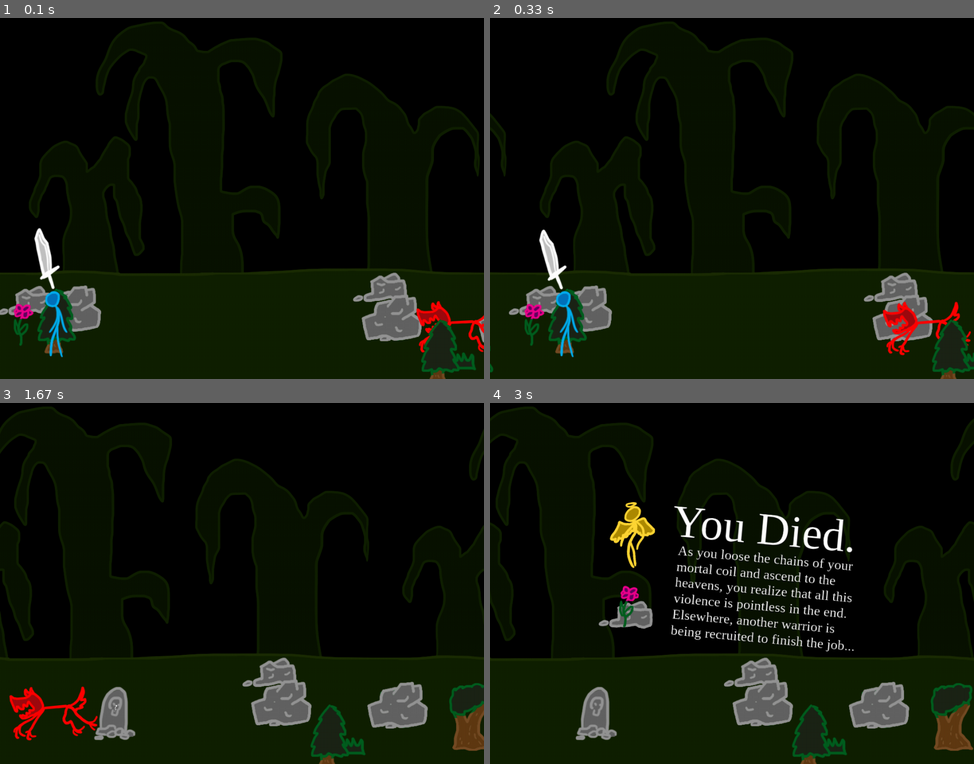
Above: before the commit, frames 1-4 (two rows, left to right).
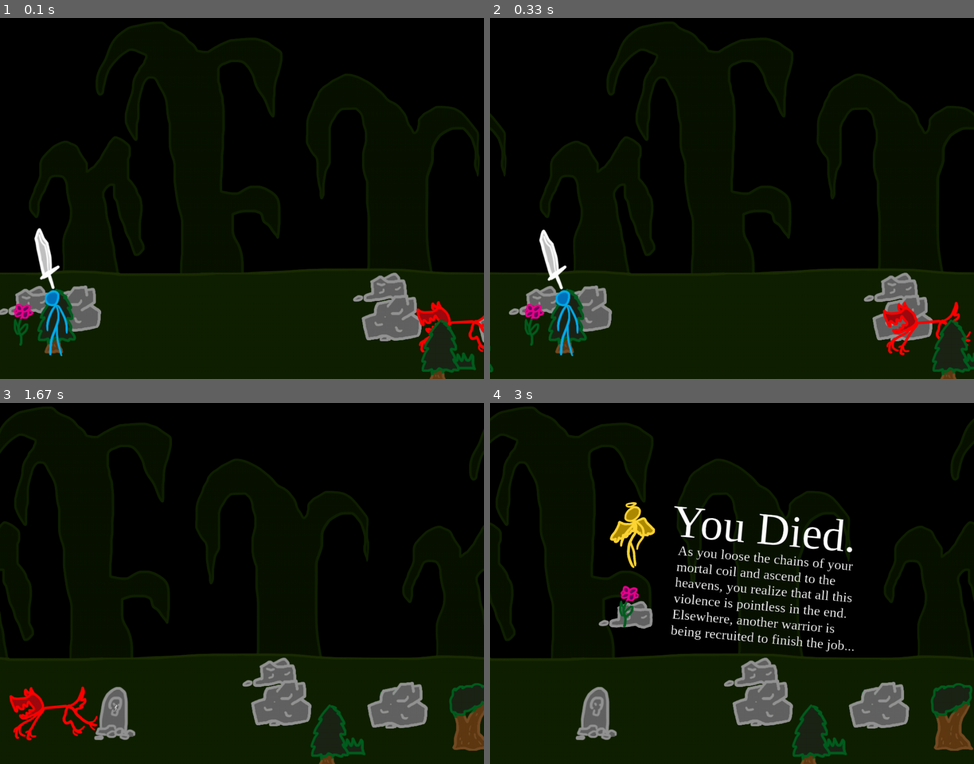
Above: after the commit, the same moments.

Repository: Atomotron/Learning-Pygame
Game: pygame game, started from examples/4_sprite_class.py
Two runs of this game, one before a commit and one after it. Both use one fixed random seed, a clock stepped at 60 frames per second and the inputs below.
Inputs (mouse positions are in pixels of both pictures, inside the frame that each line leads up to):
- Up to frame 1 (0.1 s): no input
- Up to frame 2 (0.33 s): no input
- Up to frame 3 (1.67 s): hold Right 0.33-0.8 s; move the mouse to (222, 597) at 0.37 s; hold Right 0.83-1.3 s; move the mouse to (396, 572) at 0.87 s; hold Left from 1.33 s (still down); move the mouse to (246, 605) at 1.37 s
- Up to frame 4 (3 s): release Left at 1.87 s

The runs differ from the first frame. In frame 1, 0.3% of the frame differs, in the area x 9-15%, y 75-95%; in frame 2, 0.3%, in the area x 13-19%, y 75-95%; in frame 3, less than 0.1%; in frame 4, nothing differs.

Commit message:
Running animation plays

Diff:
--- a/examples/4_sprite_class.py
+++ b/examples/4_sprite_class.py
@@ -21,7 +21,7 @@
 # Load image and sound assets
 spritesheet = pygame.image.load("../img/sprites.png").convert_alpha()
 spritegrave = pygame.image.load("../img/sprite_grave.png").convert_alpha()
-playersheet = pygame.image.load("../img/spriteanim_v2.png").convert_alpha()
+playersheet = pygame.image.load("../img/sprite_run.png").convert_alpha()
 messages = pygame.image.load("../img/messages.png").convert_alpha()
 backgrounds = [
     pygame.image.load("../img/PyBgrd1_Plains.png").convert_alpha(),
@@ -75,7 +75,7 @@
     Rect((48*2,0),(48*2,48*3)),
     Rect((48*4,0),(48*2,48*3)),
     Rect((48*6,0),(48*2,48*3)),
-    Rect((48*10,0),(48*2,48*3)),
+    Rect((48*8,0),(48*2,48*3)),
 ]
 
 class World(object):
@@ -282,6 +282,12 @@
             if self.scale < 0.01:
                 self.world.things.remove(self)
                 GameMessage(self.world,'death')
+
+        loop = [1,2,3,4,3,2]
+        next_frame = loop[int(math.floor(self.anim_time/60)) % len(loop)] if self.anim_time > 0 else 0
+        if next_frame != self.frame:
+            self.frame = next_frame
+            self.source_rect = player_frames[self.frame]
         super().tick(dt)
     def die(self):
         if self.dead:
